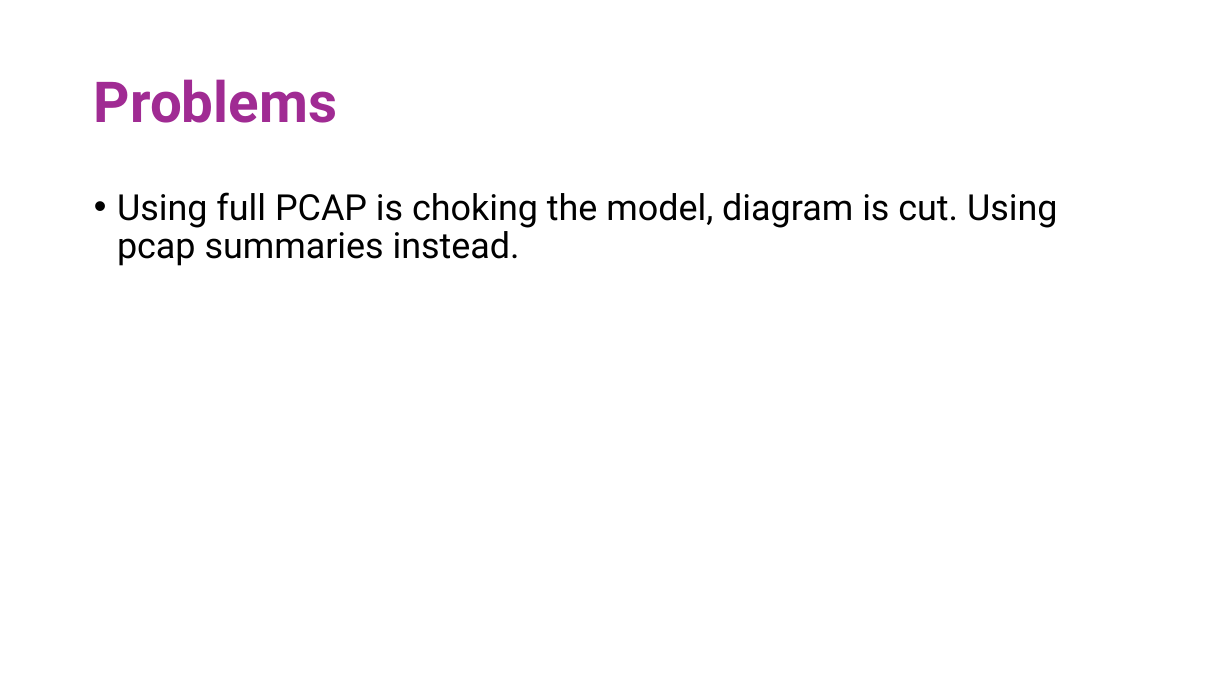
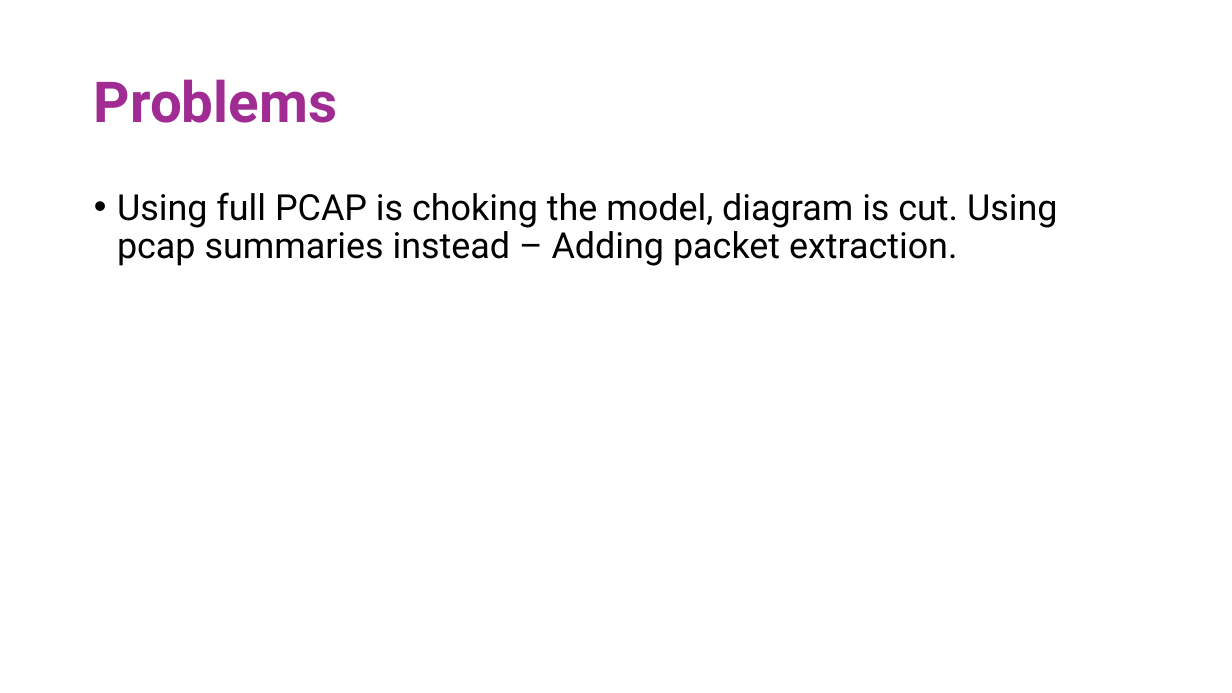
Before and after one commit to gshachar12/auto-diagram, a slide deck: slide 25 of Diagram_AI_Generation_Literature_Review.pptx. Drawn at 1232x693 pixels with LibreOffice and Linux fonts; fonts in the diff are those of the drawing. Boxes give left, top, right and bottom in pixels: in the first picture for what was removed or moved away, otherwise in the second. Text is boxed around its words. In the diff, an @@ line names an element or a change of style, - is before the commit and + after.

Commit message:
Improve PCAP handling, UI tabs, diagram metadata
Refactor PCAP parsing and UI to support structured packet data, step-based evidence, and extraction mode. parse_with_indices now returns indexed packets with timestamps/raw payload; pcap.prompt supports 'summary', 'full', and new 'extraction' mode and extract_relevant_packets operates on the structured packet list. Messages/metadata keys changed from packets_list -> packets_data and create_message_from_* now returns packets_data. Session model extended with entities_json and steps_json; responses store diagram, entities and steps separately. diagram_viewer and rendering modules updated to read packets_data, reorganize tabs (focus_step support), and present linked packet evidence per step. Core now discovers local asset icons and appends icon info to instructions; prompts/instructions.txt updated to require entities/steps/diagram JSON output and stricter D2 rules. Added validate.py to sanitize LLM JSON outputs and sessions.json sample file; misc cleanup (remove unused uuid import, tweak debug prints and rendering helpers).

```diff
--- a/Diagram_AI_Generation_Literature_Review.pptx
+++ b/Diagram_AI_Generation_Literature_Review.pptx
@@ text at <box>117,192,1057,266</box>: text changed @@
-• Using full PCAP is choking the model, diagram is cut. Using pcap summaries instead.
+• Using full PCAP is choking the model, diagram is cut. Using pcap summaries instead – Adding packet extraction.
```
Also in this commit, not shown: 1 slide added, 13 other files.
